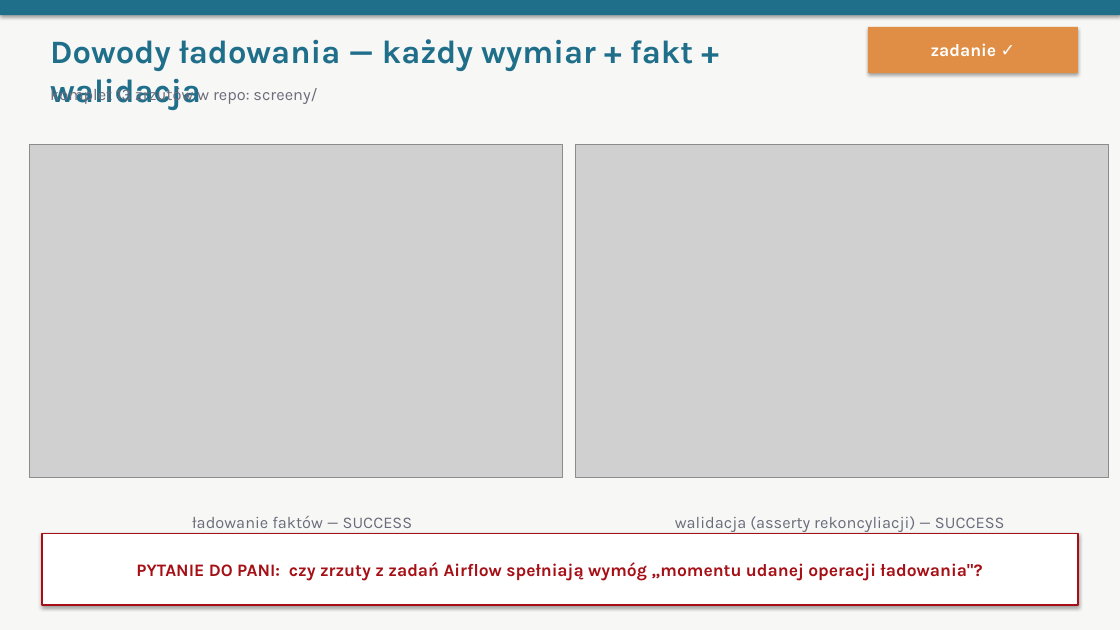
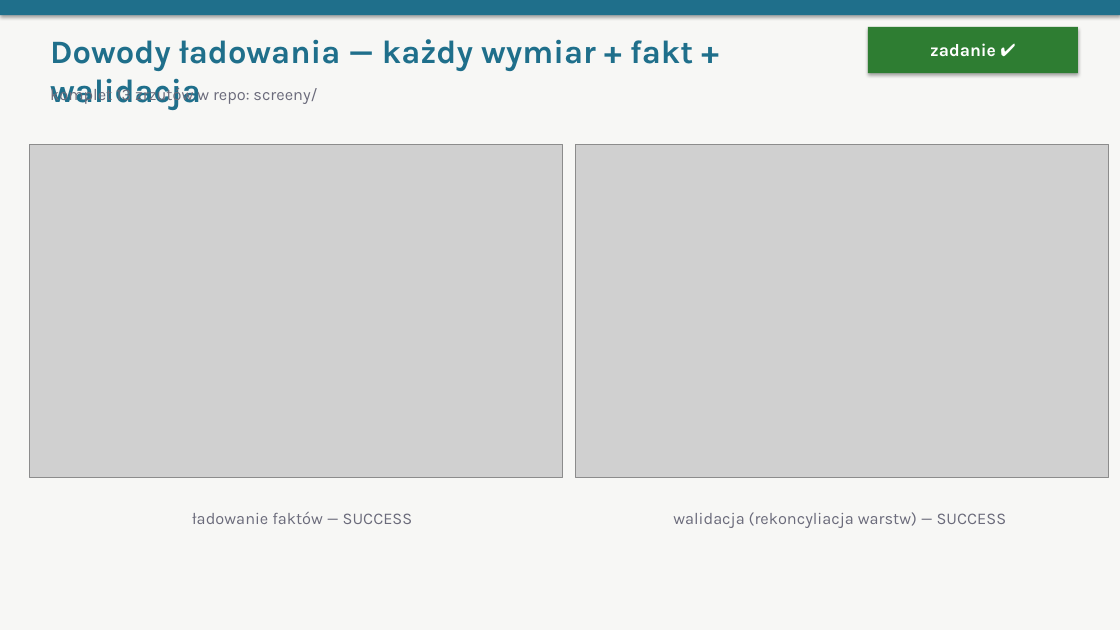
Before and after one commit to oskarfightingthekube/acled-etl-dashboard, a slide deck: slide 9 of docs/prezentacja_obrona.pptx. Drawn at 1120x630 pixels with LibreOffice and Linux fonts; fonts in the diff are those of the drawing; grey boxes stand for pictures. Boxes give left, top, right and bottom in pixels: in the first picture for what was removed or moved away, otherwise in the second. Text is boxed around its words. In the diff, an @@ line names an element or a change of style, - is before the commit and + after.

```diff
--- a/docs/prezentacja_obrona.pptx
+++ b/docs/prezentacja_obrona.pptx
@@ rectangle "zadanie ✔" at (868, 27, 1078, 73): fill #E08E45 to #2E7D32 @@
@@ text in rectangle at (930, 43, 996, 56): text changed @@
-zadanie ✓
+zadanie ✔
@@ text "ładowanie faktów — SUCCESS": place and size @@
-text "ładowanie faktów — SUCCESS" at (192, 516, 413, 528)
+text "ładowanie faktów — SUCCESS" at (192, 512, 413, 524)
@@ rectangle removed at (42, 534, 1078, 605) @@
-PYTANIE DO PANI: czy zrzuty z zadań Airflow spełniają wymóg „momentu udanej operacji ładowania"?
@@ text at (673, 512, 1007, 528): text changed @@
-walidacja (asserty rekoncyliacji) — SUCCESS
+walidacja (rekoncyliacja warstw) — SUCCESS
```
Also in this commit, not shown: 10 other slides changed, 5 slides added, 3 slides removed.
